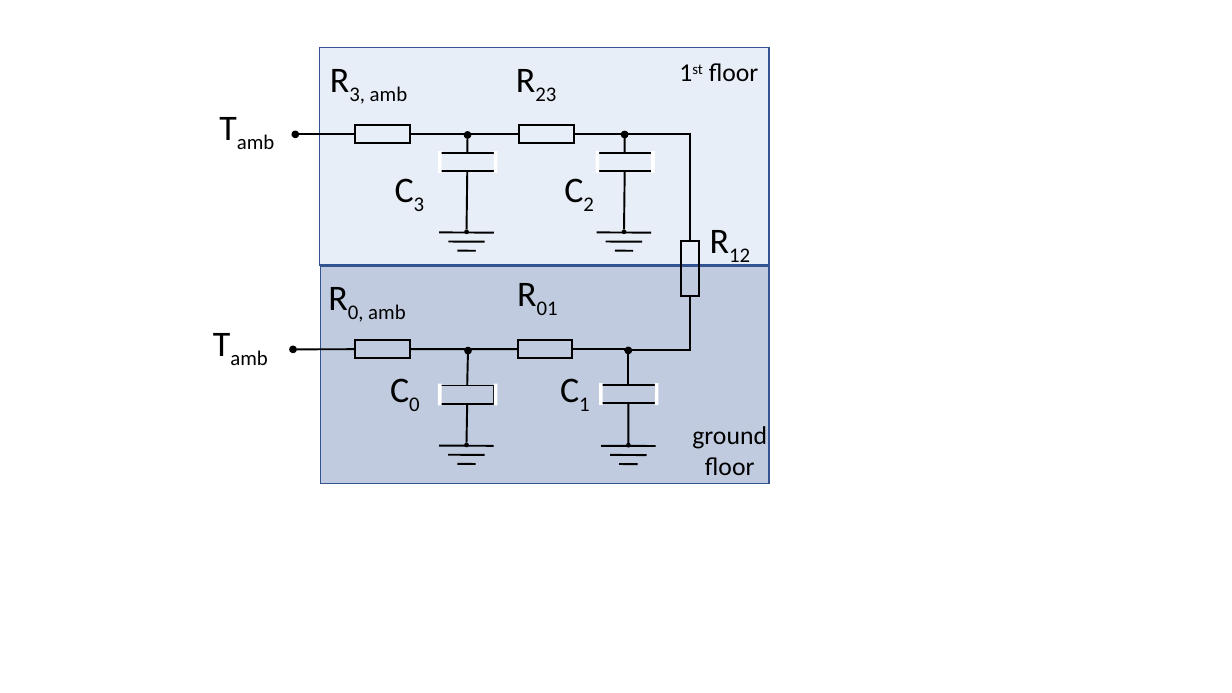
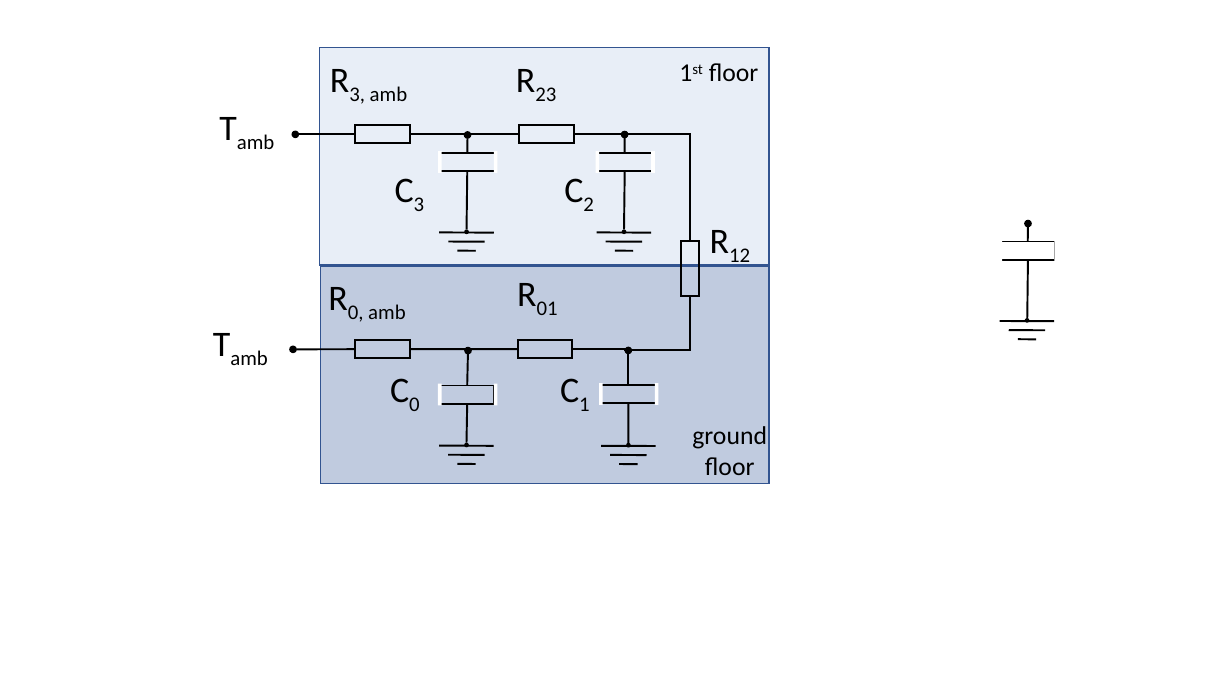
Before and after one commit to hancse/twozone_housemodel, a slide deck: slide 7 of Documentation/House_model_References/Pictures/New Microsoft PowerPoint Presentation.pptx. Drawn at 1232x693 pixels with LibreOffice and Linux fonts; fonts in the diff are those of the drawing. Boxes give left, top, right and bottom in pixels: in the first picture for what was removed or moved away, otherwise in the second. Text is boxed around its words. In the diff, an @@ line names an element or a change of style, - is before the commit and + after.

```diff
--- a/Documentation/House_model_References/Pictures/New Microsoft PowerPoint Presentation.pptx
+++ b/Documentation/House_model_References/Pictures/New Microsoft PowerPoint Presentation.pptx
@@ group added at bbox=[999, 224, 1058, 339]: 4 lines, 3 rectangles, 1 ellipse, 1 arrow @@
```
Also in this commit, not shown: 2 slides added, 1 slide removed.
